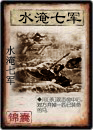
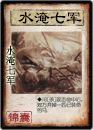
Layer changes from the first 93px x 130px image to the second:
moved "水淹七军" (1st of 2) above "水淹七军" over [5, 45, 16, 86]
renamed "Layer 2" to "Layer 3", blend multiply → normal, painted on it, unmasked it over [8, 30, 85, 96]
